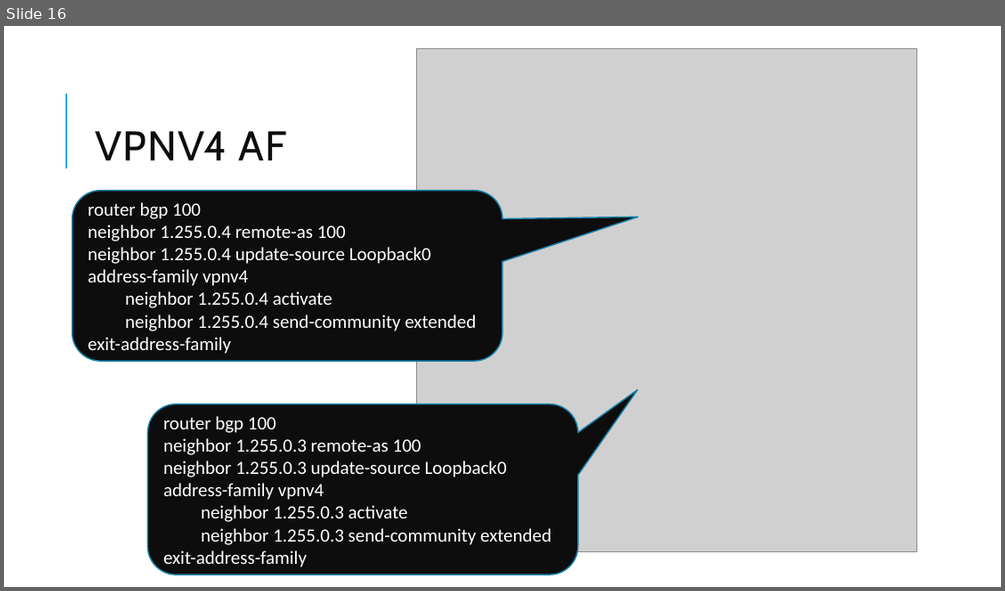
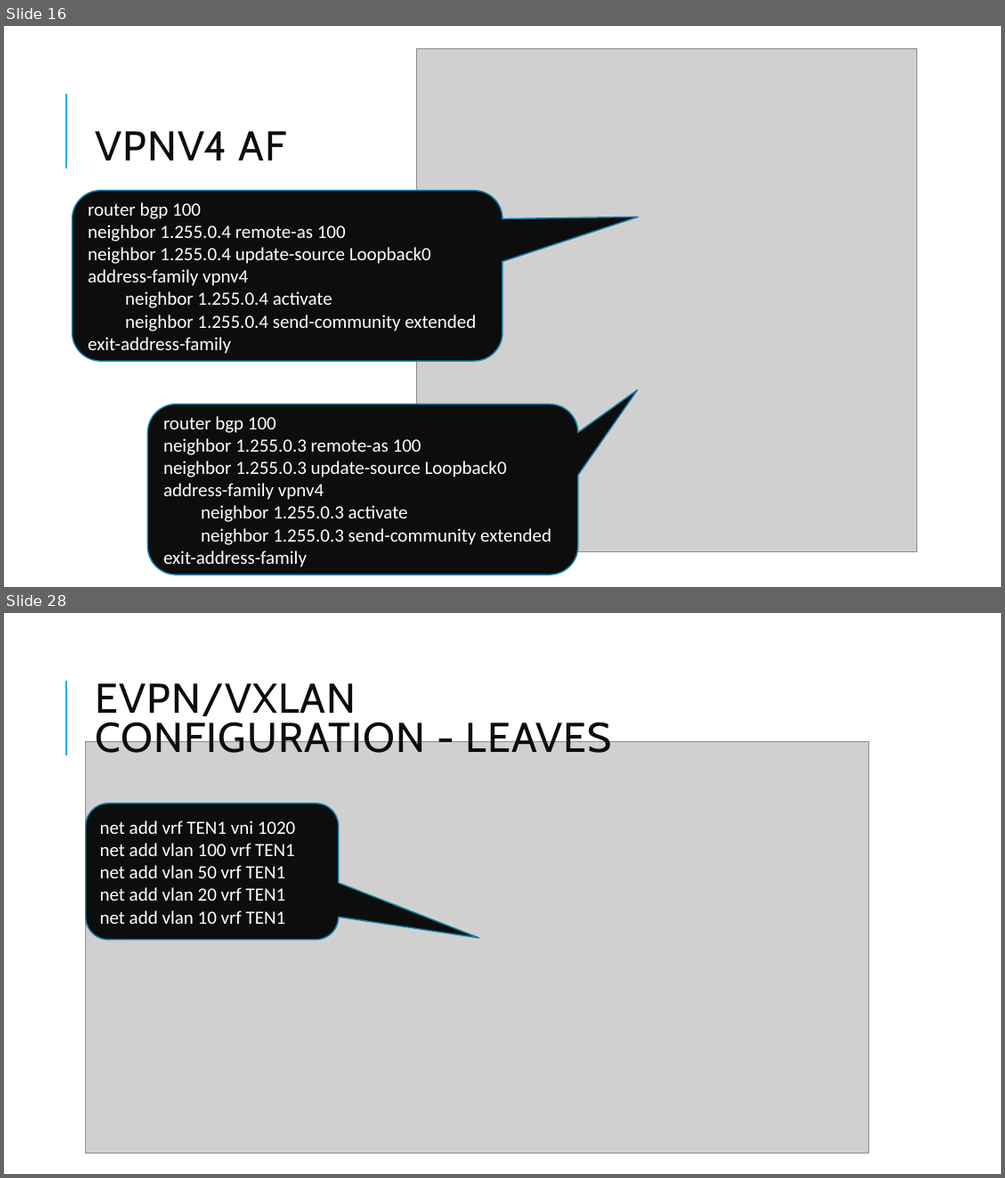
Before and after one commit to BSc-MSc-Projects/NSD-VPNs, a slide deck: NSD presentation_GIAN.pptx. Shown one above the other, each under a label of ours: slide 16 before the commit, slides 16 and 28 after it; the slides between them are not shown. The pictures are 1005x591 and 1005x1178 pixels, drawn with LibreOffice and Linux fonts; fonts in the diff are those of the drawing; grey boxes stand for pictures. Boxes give left, top, right and bottom in pixels: in the first picture for what was removed or moved away, otherwise in the second. Text is boxed around its words. In the diff, an @@ line names an element or a change of style, - is before the commit and + after.

```diff
--- a/NSD presentation_GIAN.pptx
+++ b/NSD presentation_GIAN.pptx
@@ slide 28 added at (4,613,1001,1174), background #FFFFFF; not listed: 1 template element that a slide beside it also shows @@
@@ text added at (95,683,612,753), 40 pt, text #0D0D0D @@
+EVPN/VXLAN CONFIGURATION - LEAVES
@@ picture added at (86,742,868,1153) @@
@@ rounded speech box added at (86,803,339,939), fill #0D0D0D, outline #1580A9 1.25 pt, 18 pt, text #FFFFFF @@
+net add vrf TEN1 vni 1020
+net add vlan 100 vrf TEN1
+net add vlan 50 vrf TEN1
+net add vlan 20 vrf TEN1
+net add vlan 10 vrf TEN1
```
Also in this commit, not shown: 18 other slides added.
